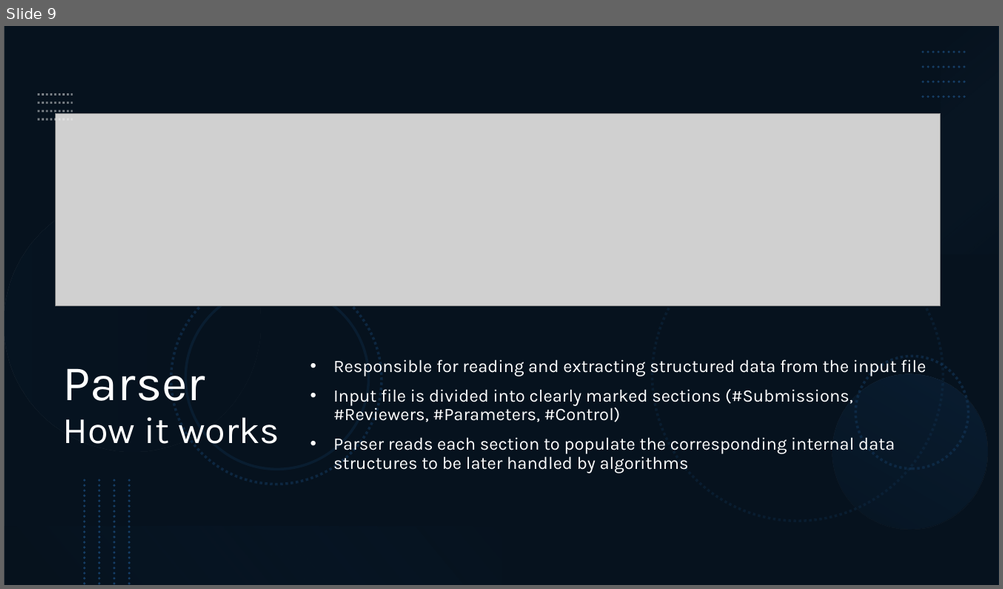
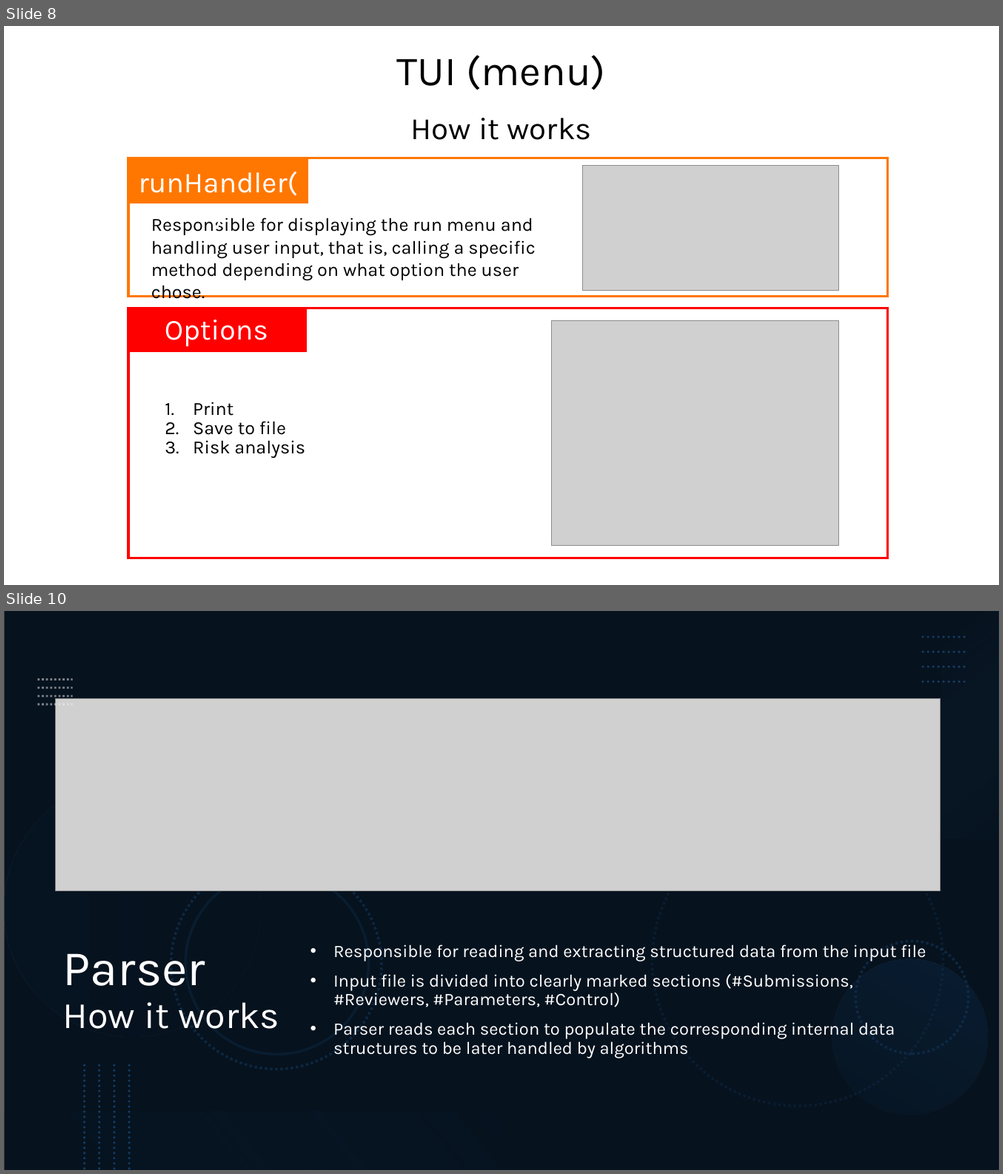
Before and after one commit to Tiago-Su/DA-s-project-1, a slide deck: Presentation.pptx. Shown one above the other, each under a label of ours: slide 9 before the commit, slides 8 and 10 after it; the slides between them are not shown. The pictures are 1003x589 and 1003x1174 pixels, drawn with LibreOffice and Linux fonts; fonts in the diff are those of the drawing; grey boxes stand for pictures. Boxes give left, top, right and bottom in pixels: in the first picture for what was removed or moved away, otherwise in the second. Text is boxed around its words. In the diff, an @@ line names an element or a change of style, - is before the commit and + after.

```diff
--- a/Presentation.pptx
+++ b/Presentation.pptx
@@ slide 8 added at <box>4,26,999,585</box>, background #FFFFFF @@
@@ title added at <box>397,55,605,90</box>, 40 pt, text #000000 @@
+TUI (menu)
@@ subtitle added at <box>411,118,592,140</box>, 30 pt, text #000000 @@
+How it works
@@ rectangle added at <box>128,158,888,296</box>, outline #FF7700 2.25 pt @@
@@ rectangle added at <box>128,158,307,203</box>, fill #FF7700, outline #FF7700 1.5 pt @@
@@ text added at <box>139,171,298,196</box>, 28 pt, text #FFFFFF @@
+runHandler()
@@ picture added at <box>582,166,838,291</box> @@
@@ text added at <box>151,218,535,281</box>, 18 pt, text #000000 @@
+Responsible for displaying the run menu and handling user input, that is, calling a specific method depending on what option the user chose.
@@ rectangle added at <box>128,309,888,559</box>, outline #FF0000 2.25 pt @@
@@ rectangle added at <box>128,309,306,352</box>, fill #FF0000, outline #FF0000 1.5 pt @@
@@ text added at <box>165,320,268,347</box>, 28 pt, text #FFFFFF @@
+Options
@@ picture added at <box>552,321,839,546</box> @@
@@ text added at <box>193,402,305,458</box>, 18 pt, text #000000 @@
+1. Print
+2. Save to file
+3. Risk analysis
@@ what was slide 9 is now slide 10 @@
```
Also in this commit, not shown: 4 slides changed, 1 other file.
